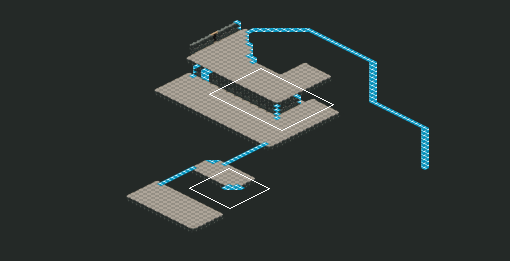
Tiled map, stored at Project2/Assets/Resources/Maps/Cave/cave.tmx. Above: a wide view before the commit, with the close-up outlined.
Close-up. Before the commit:
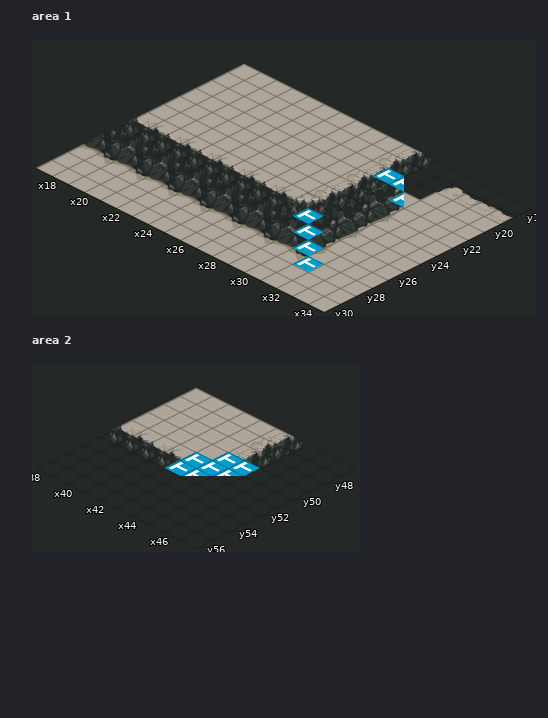
Cells are 64x32 px. Isometric: x runs down to the right, y down to the left. Shown: area 1 x 17..34, y 18..30; area 2 x 38..47, y 47..56. The commit also changed other parts of the map, which this record leaves out.
And afterwards:
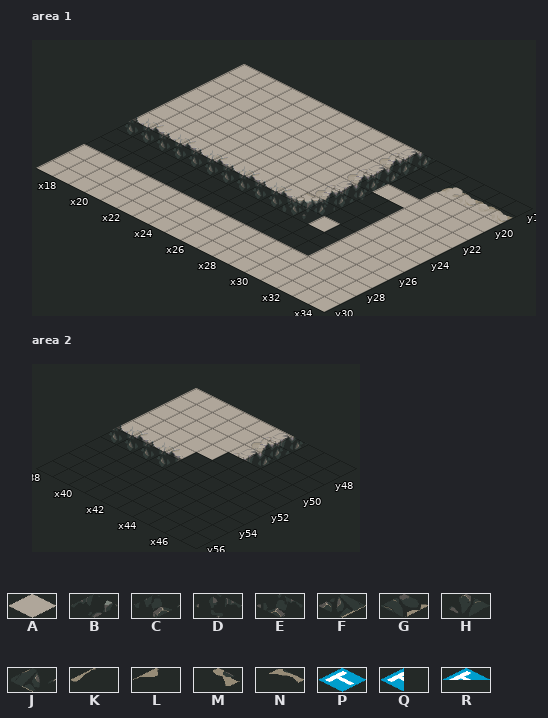
Key: from "CaveSolo": A 27, B 82, C 83, D 87, E 88, F 92, G 93, H 97, J 98, K 102, L 103, M 107, N 108, P 168, Q 169, R 178.
_ is an empty cell, . an unchanged one.
Edits made:
--- layer "Background", area 1
@@ x 29..29 @@
-25 _
+25 A
--- layer "Foreground" (now hidden), area 1
@@ x 17..31 @@
-21 ............B..
-22 ............CGK
-23 ............BFL
-24 ............CGK
-25 ............BFL
-26 DEDEDEDEDEDE.GK
-27 JHJHJHJHJHJHJ.L
-28 NMNMNMNMNMNMNM.
+21 ............_..
+22 ............___
+23 ............___
+24 ............___
+25 ............___
+26 ____________.__
+27 _____________._
+28 ______________.
--- layer "Tales" (now hidden), area 1
@@ x 28..30 @@
-20 PQ.
-21 ..Q
+20 __.
+21 .._
@@ x 28..31 @@
-25 P...
-26 .P..
-27 ..P.
-28 ...P
+25 _...
+26 ._..
+27 .._.
+28 ..._
--- layer "Tales" (now hidden), area 2
@@ x 42..44 @@
-50 .PP
-51 PPR
-52 PR.
+50 .__
+51 ___
+52 __.
Changed places in both close-ups, as pixel boxes (x1, y1, x2, y2):
changed: (76, 128, 405, 272)
removed: (164, 452, 260, 476)
